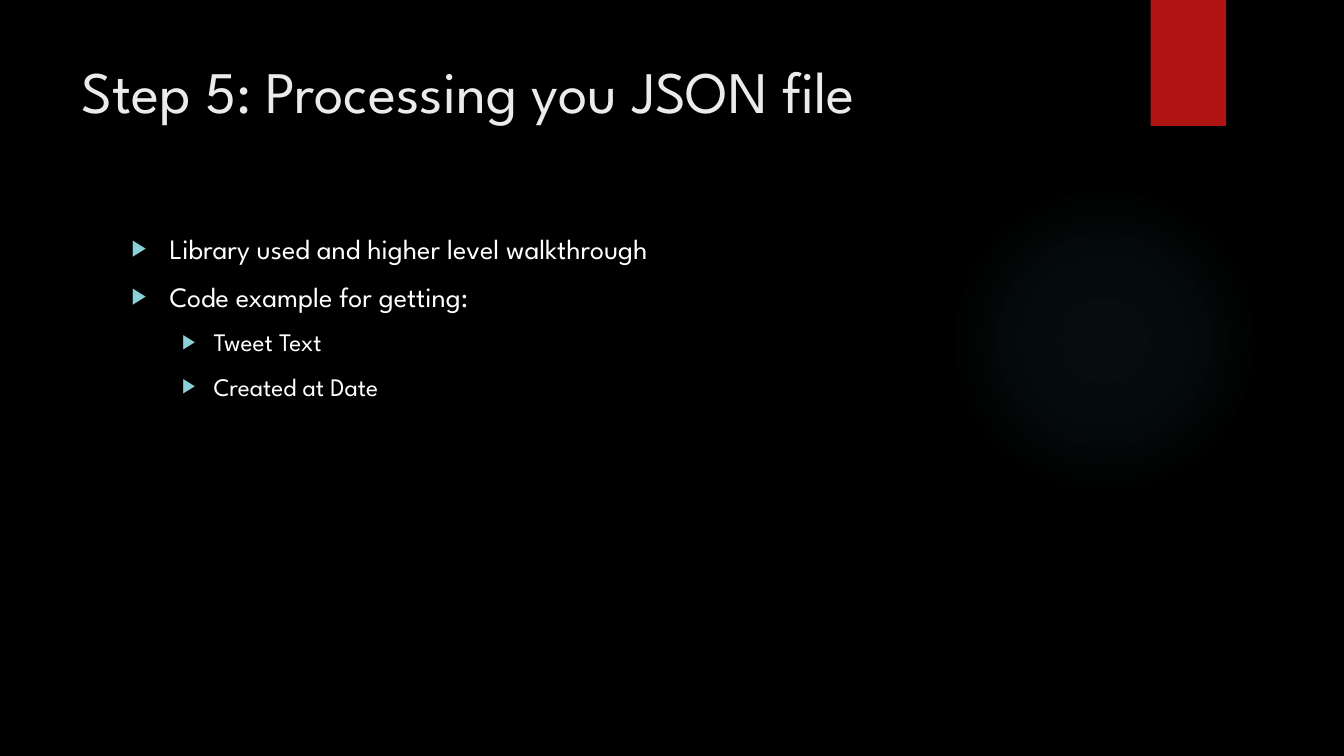
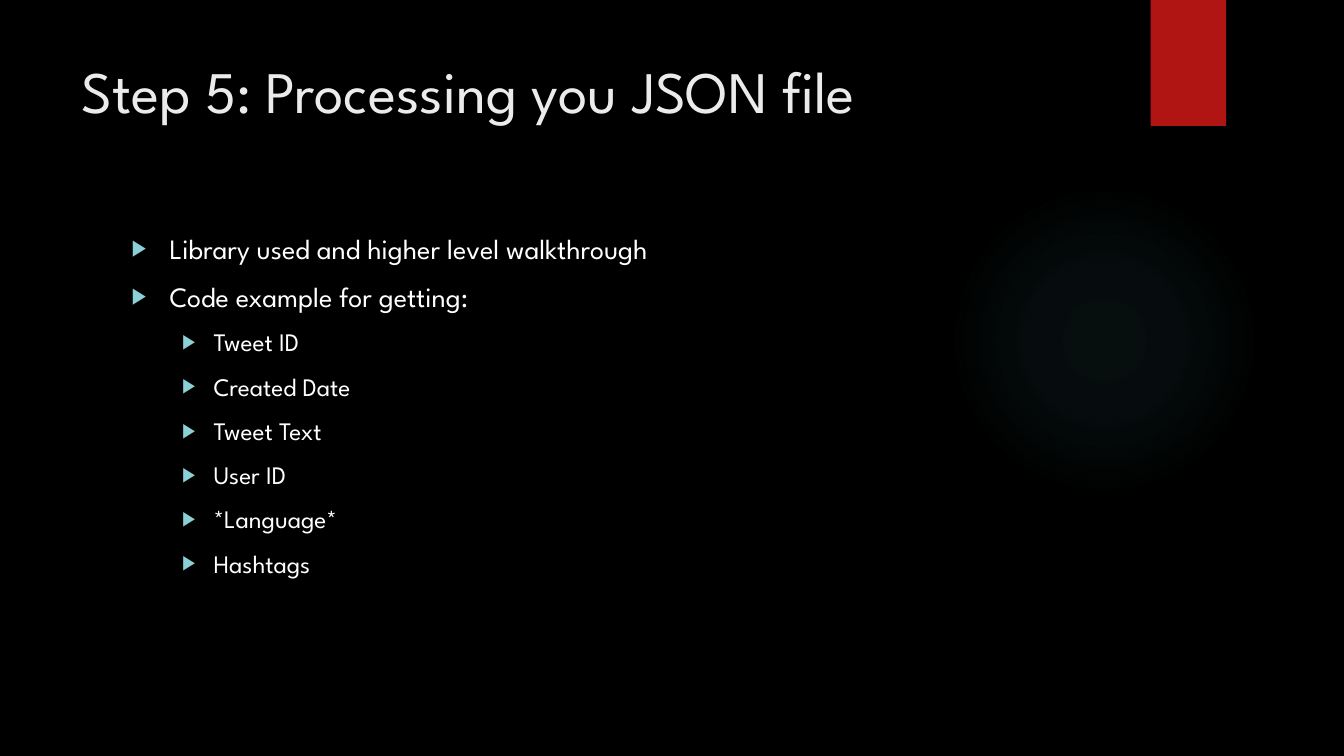
Before and after one commit to elibrunette/PyDataTwitterPresentation, a slide deck: slide 8 of TwitterStreamPresentation.pptx. Drawn at 1344x756 pixels with LibreOffice and Linux fonts; fonts in the diff are those of the drawing; background and template pictures are left out. Boxes give left, top, right and bottom in pixels: in the first picture for what was removed or moved away, otherwise in the second. Text is boxed around its words. In the diff, an @@ line names an element or a change of style, - is before the commit and + after.

```diff
--- a/TwitterStreamPresentation.pptx
+++ b/TwitterStreamPresentation.pptx
@@ text at (x1=214, y1=334, x2=351, y2=397): paragraphs added @@
+  ▶ Tweet ID
+  ▶ Created Date
@@ text at (x1=214, y1=467, x2=337, y2=579): text changed @@
-  ▶ Created at Date
+  ▶ User ID
+  ▶ *Language*
+  ▶ Hashtags
```
Also in this commit, not shown: 16 other files.
